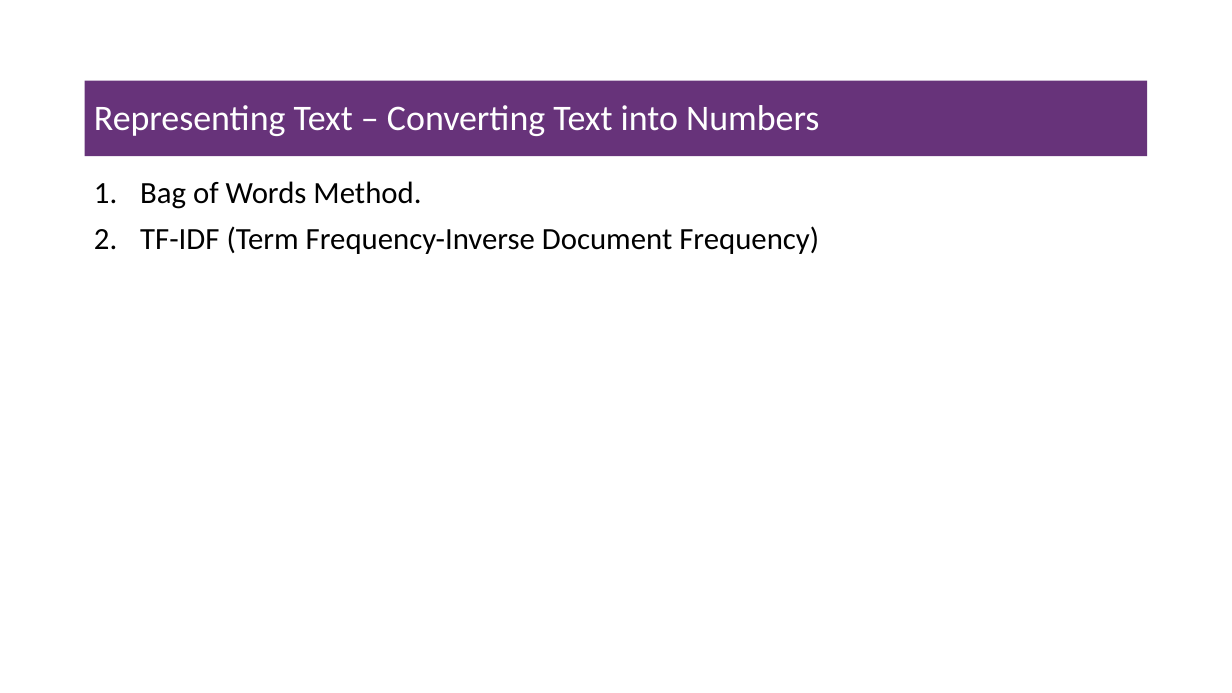
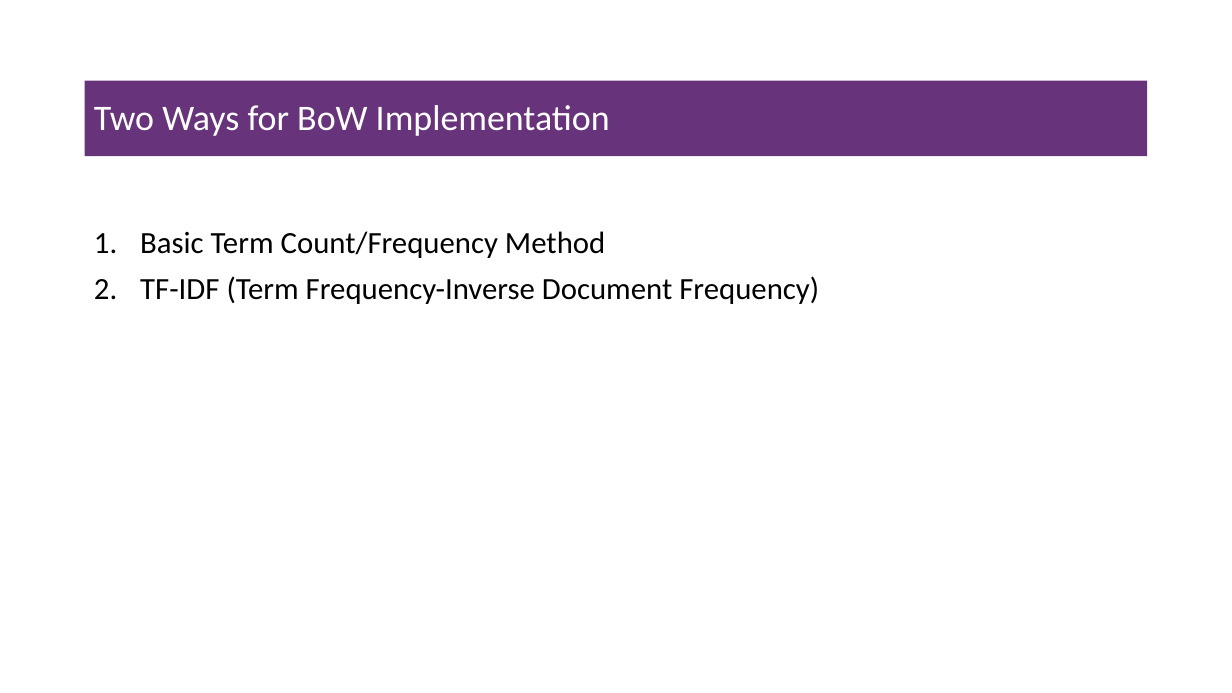
Before and after one commit to msfasha/307307-BI-Methods, a slide deck: slide 18 of 20242-NLP-LLM/lecture notes/Part 1 - Introduction to NLP/1.1-introduction to NLP.pptx (slide 16 before the commit). Drawn at 1232x693 pixels with LibreOffice and Linux fonts; fonts in the diff are those of the drawing; background and template pictures are left out. Boxes give left, top, right and bottom in pixels: in the first picture for what was removed or moved away, otherwise in the second. Text is boxed around its words. In the diff, an @@ line names an element or a change of style, - is before the commit and + after.

```diff
--- a/20242-NLP-LLM/lecture notes/Part 1 - Introduction to NLP/1.1-introduction to NLP.pptx
+++ b/20242-NLP-LLM/lecture notes/Part 1 - Introduction to NLP/1.1-introduction to NLP.pptx
@@ title at (94, 105, 610, 136): text changed @@
-Representing Text – Converting Text into Numbers
+Two Ways for BoW Implementation
@@ text at (140, 231, 605, 258): text changed @@
-1. Bag of Words Method.
+1. Basic Term Count/Frequency Method
```
Also in this commit, not shown: 18 other slides changed, 1 slide added, 1 other file.
